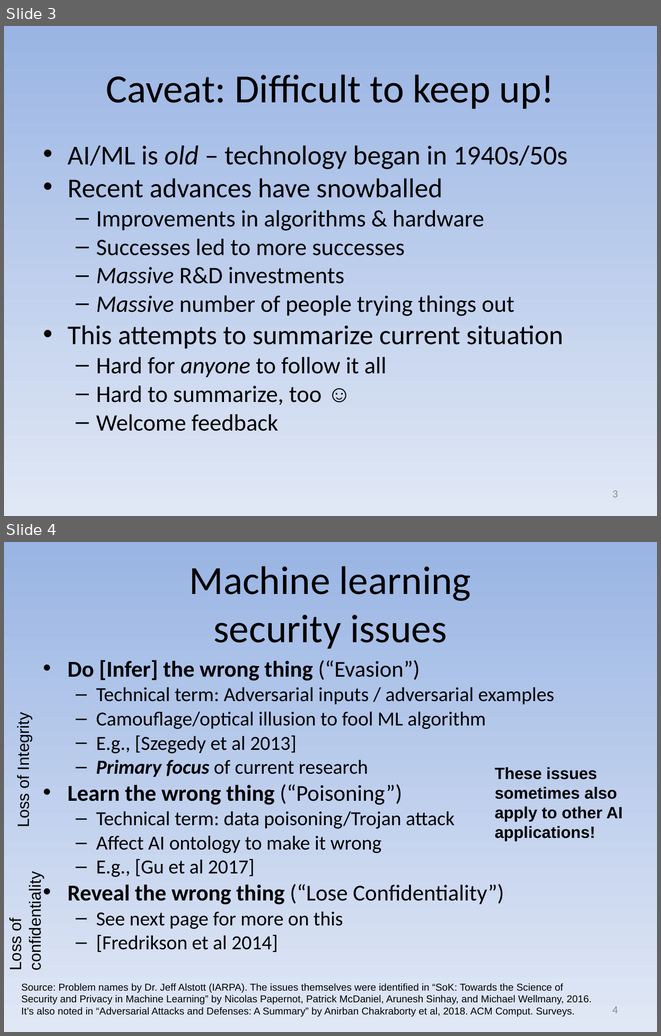
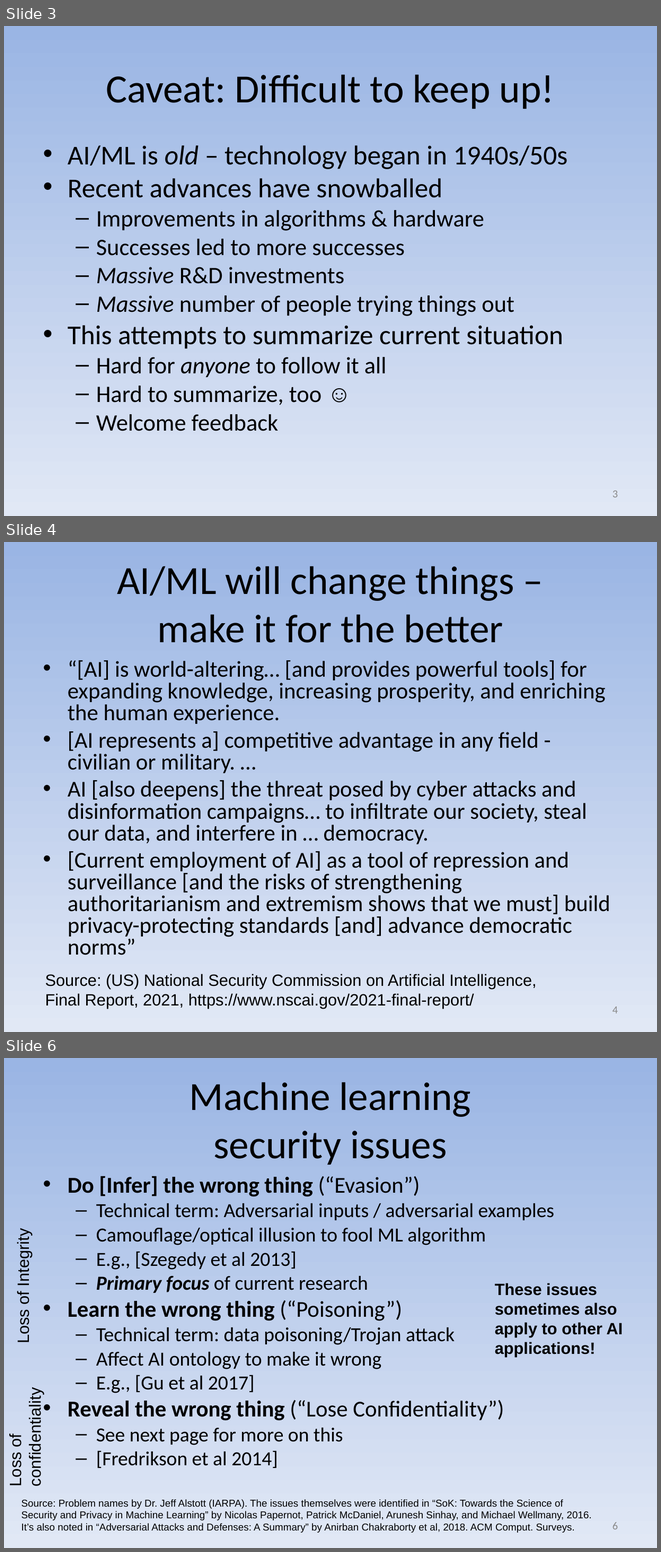
Before and after one commit to david-a-wheeler/david-a-wheeler.github.io, a slide deck: secure-class/presentations/AI-ML-Security.ppt. Shown one above the other, each under a label of ours: slides 3 and 4 before the commit, slides 3, 4 and 6 after it; the slides between them are not shown. The pictures are 661x1036 and 661x1552 pixels, drawn with LibreOffice and Linux fonts; fonts in the diff are those of the drawing. Boxes give left, top, right and bottom in pixels: in the first picture for what was removed or moved away, otherwise in the second. Text is boxed around its words. In the diff, an @@ line names an element or a change of style, - is before the commit and + after.

Commit message:
Update AI-ML-Security.ppt
In particular, add points from Kumar, broaden discussion / context

```diff
--- a/secure-class/presentations/AI-ML-Security.ppt
+++ b/secure-class/presentations/AI-ML-Security.ppt
@@ slide 4 added at (x1=4, y1=542, x2=657, y2=1032), background gradient #9AB5E4 to #E1E8F5 @@
@@ title added at (x1=117, y1=566, x2=514, y2=643), 44 pt, text #000000 @@
+AI/ML will change things –
+make it for the better
@@ text added at (x1=68, y1=660, x2=610, y2=955), 25 pt, text #000000 @@
+• “[AI] is world-altering… [and provides powerful tools] for expanding knowledge, increasing prosperity, and enriching the human experience.
+• [AI represents a] competitive advantage in any field - civilian or military. …
+• AI [also deepens] the threat posed by cyber attacks and disinformation campaigns… to infiltrate our society, steal our data, and interfere in … democracy.
+• [Current employment of AI] as a tool of repression and surveillance [and the risks of strengthening authoritarianism and extremism shows that we must] build privacy-protecting standards [and] advance democratic norms”
@@ text added at (x1=45, y1=973, x2=536, y2=1008), 18 pt, text #000000 @@
+Source: (US) National Security Commission on Artificial Intelligence,
+Final Report, 2021, https://www.nscai.gov/2021-final-report/
@@ page number added at (x1=612, y1=1006, x2=618, y2=1013), 12 pt, text #898989 @@
+4
@@ what was slide 4 is now slide 6 @@
@@ page number at (x1=612, y1=1522, x2=618, y2=1529): text changed @@
-4
+6
```
Also in this commit, not shown: 10 slides changed, 5 other slides added.
